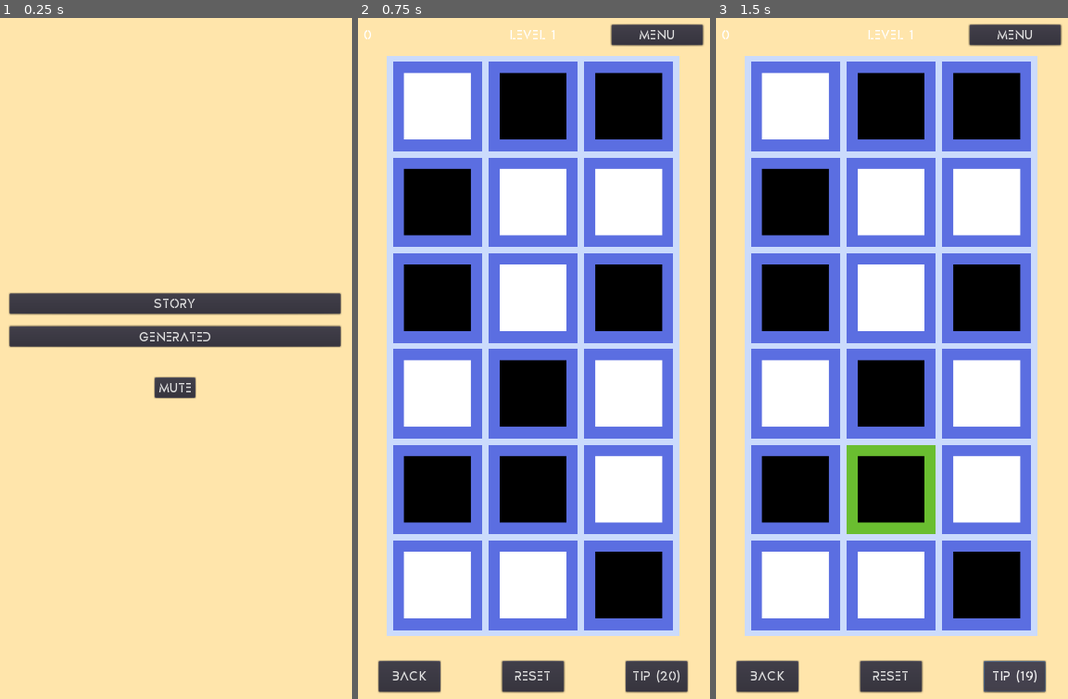
Above: before the commit, frames 1-3 (left to right).
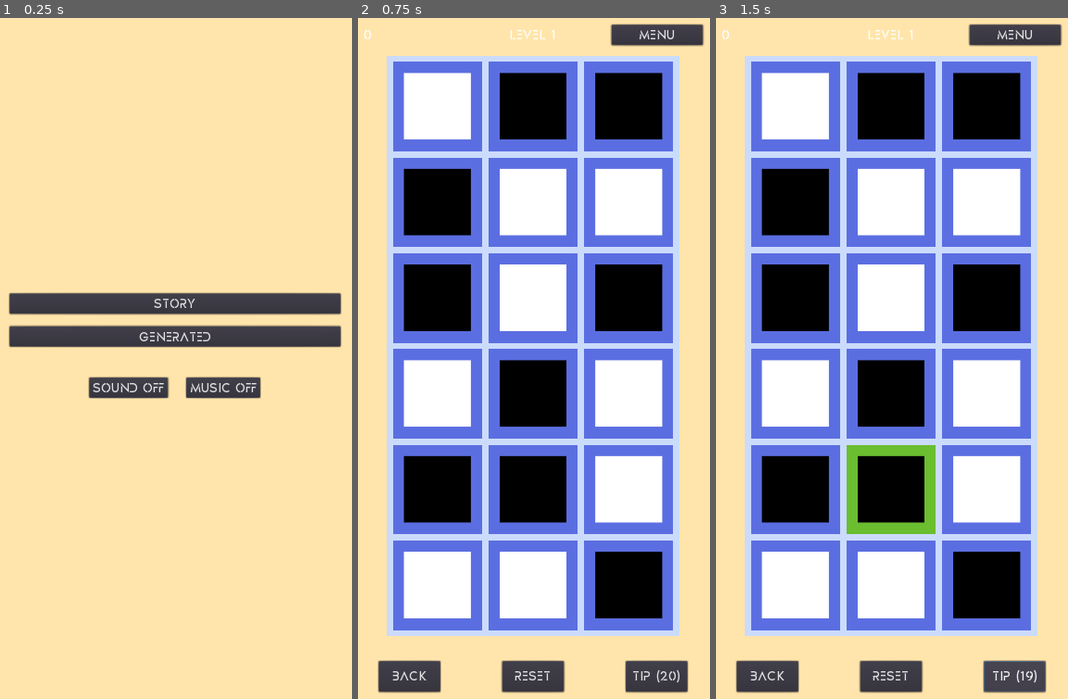
Above: after the commit, the same moments.

Repository: sisipun/SleepyCity
Game: Godot game, scene res://Game/Menu/MainMenu/MainMenu.tscn
Two runs of this game, one before a commit and one after it. Both use one fixed random seed, a clock stepped at 60 frames per second and the inputs below.
Inputs:
- Up to frame 1 (0.25 s): no input
- Up to frame 2 (0.75 s): click "Generated" at 0.5 s
- Up to frame 3 (1.5 s): click "Tip (20)" at 1.25 s

The runs differ from the first frame. In frame 1, 1.5% of the frame differs, in the area x 25-75%, y 52-56%; in frame 2, nothing differs; in frame 3, nothing differs.

Commit message:
split sound buttons

Diff:
--- a/Game/Menu/MainMenu/MainMenu.tscn
+++ b/Game/Menu/MainMenu/MainMenu.tscn
@@ -2,7 +2,7 @@
 
 [ext_resource path="res://Game/Menu/Common/LinkButton.tscn" type="PackedScene" id=1]
 [ext_resource path="res://Assets/Menu/background.png" type="Texture" id=2]
-[ext_resource path="res://Game/Menu/MainMenu/SoundButton.gd" type="Script" id=3]
+[ext_resource path="res://Game/Menu/MainMenu/SoundButtons.gd" type="Script" id=3]
 
 [node name="MainMenu" type="Control"]
 anchor_right = 1.0
@@ -63,16 +63,24 @@
 margin_bottom = 684.0
 custom_constants/margin_top = 30
 
-[node name="FooterButtons" type="HBoxContainer" parent="MenuMargin/Buttons/FooterButtonsMargin"]
+[node name="SoundButtons" type="HBoxContainer" parent="MenuMargin/Buttons/FooterButtonsMargin"]
 margin_top = 30.0
 margin_right = 536.0
 margin_bottom = 63.0
+custom_constants/separation = 30
 alignment = 1
+script = ExtResource( 3 )
 
-[node name="SoundButton" type="Button" parent="MenuMargin/Buttons/FooterButtonsMargin/FooterButtons"]
-margin_left = 234.0
-margin_right = 302.0
+[node name="SoundButton" type="Button" parent="MenuMargin/Buttons/FooterButtonsMargin/SoundButtons"]
+margin_left = 128.0
+margin_right = 259.0
 margin_bottom = 33.0
-text = "Mute"
-script = ExtResource( 3 )
-[connection signal="pressed" from="MenuMargin/Buttons/FooterButtonsMargin/FooterButtons/SoundButton" to="MenuMargin/Buttons/FooterButtonsMargin/FooterButtons/SoundButton" method="_on_pressed"]
+text = "Sound off"
+
+[node name="MusicButton" type="Button" parent="MenuMargin/Buttons/FooterButtonsMargin/SoundButtons"]
+margin_left = 289.0
+margin_right = 408.0
+margin_bottom = 33.0
+text = "Music on"
+[connection signal="pressed" from="MenuMargin/Buttons/FooterButtonsMargin/SoundButtons/SoundButton" to="MenuMargin/Buttons/FooterButtonsMargin/SoundButtons" method="_on_sound_pressed"]
+[connection signal="pressed" from="MenuMargin/Buttons/FooterButtonsMargin/SoundButtons/MusicButton" to="MenuMargin/Buttons/FooterButtonsMargin/SoundButtons" method="_on_music_pressed"]
--- a/Game/Menu/MainMenu/SoundButton.gd
+++ /dev/null
@@ -1,17 +0,0 @@
-extends Button
-
-
-func _ready() -> void:
-	if Storage.has_sound():
-		text = "Mute"
-	else:
-		text = "Unmute"
-
-
-func _on_pressed() -> void:
-	if Storage.has_sound():
-		Storage.mute()
-		text = "Unmute"
-	else:
-		Storage.unmute()
-		text = "Mute"
--- /dev/null
+++ b/Game/Menu/MainMenu/SoundButtons.gd
@@ -0,0 +1,31 @@
+extends HBoxContainer
+
+
+func _ready() -> void:
+	if Storage.has_sound():
+		$SoundButton.text = "Sound off"
+	else:
+		$SoundButton.text = "Sound on"
+
+	if Storage.has_music():
+		$MusicButton.text = "Music off"
+	else:
+		$MusicButton.text = "Music on"
+
+
+func _on_sound_pressed() -> void:
+	if Storage.has_sound():
+		Storage.mute_sound()
+		$SoundButton.text = "Sound on"
+	else:
+		Storage.unmute_sound()
+		$SoundButton.text = "Sound off"
+
+
+func _on_music_pressed() -> void:
+	if Storage.has_music():
+		Storage.mute_music()
+		$MusicButton.text = "Music on"
+	else:
+		Storage.unmute_music()
+		$MusicButton.text = "Music off"
--- a/Game/Storage.gd
+++ b/Game/Storage.gd
@@ -858,9 +858,14 @@
 	file.close()
 
 	if has_sound():
-		unmute()
+		unmute_sound()
 	else:
-		mute()
+		mute_sound()
+
+	if has_music():
+		unmute_music()
+	else:
+		mute_music()
 
 
 func tip_count() -> int:
@@ -873,6 +878,10 @@
 
 func has_sound() -> bool:
 	return _game.sound
+
+
+func has_music() -> bool:
+	return _game.music
 
 
 func packs() -> Array:
@@ -956,19 +965,27 @@
 	emit_signal("tip", _game.tips_count)
 
 
-func mute() -> void:
+func mute_sound() -> void:
 	_game.sound = false
+	AudioServer.set_bus_mute(AudioServer.get_bus_index("Sound"), true)
+	save()
+
+
+func unmute_sound() -> void:
+	_game.sound = true
+	AudioServer.set_bus_mute(AudioServer.get_bus_index("Sound"), false)
+	save()
+
+
+func mute_music() -> void:
 	_game.music = false
 	AudioServer.set_bus_mute(AudioServer.get_bus_index("Music"), true)
-	AudioServer.set_bus_mute(AudioServer.get_bus_index("Sound"), true)
 	save()
 
 
-func unmute() -> void:
-	_game.sound = true
+func unmute_music() -> void:
 	_game.music = true
 	AudioServer.set_bus_mute(AudioServer.get_bus_index("Music"), false)
-	AudioServer.set_bus_mute(AudioServer.get_bus_index("Sound"), false)
 	save()
 
 
